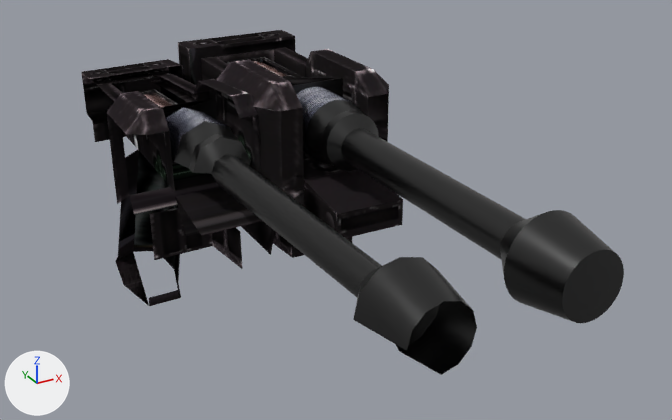
The Blender file modelsrc/weaponblends/verynotcomplete/railgun.blend as it was, and as the next commit left it.
Before and after are seen from a camera (50 mm lens) standing at (-13.9, -28.1, 31.5) and looking at (-0.5, -3.7, 19.3). The lights are fixed; the arrows at lower left show +X, +Y and +Z.
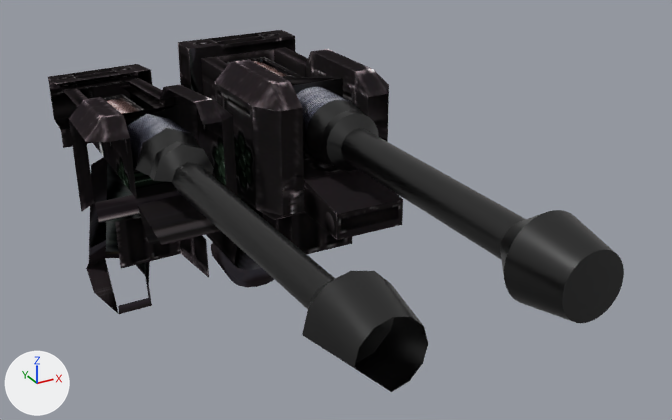
What differs and where, as boxes (x1, y1, x2, y2) in the pictures (672 x 420 px):
'railgun5.002', moved
    before: (81, 59, 477, 375)
    after: (48, 64, 428, 392)
part 1 of me_cylinder, added (black)
    after: (211, 193, 274, 287)

The change in detail:
me_cylinder is used by ob_cylinder; location (0.0, 0.0, 0.0).
me_cylinder had 543 vertices, 984 faces and spanned x -2.4..3.4, y -14.6..6.6, z 16.6..23.2.
me_cylinder now has 729 vertices, 696 faces and spans x -2.4..3.4, y -14.6..7.6, z 12.7..23.2.
me_cylinder part 1: a new loose piece of 90 vertices spanning x -0.9..1.2, y 2.3..7.6, z 12.7..20.0, in mat_railgun_main_bmp (picture img_railgun_main_bmp_001).
me_railgun5_003 has 185 vertices, 228 faces and spans x -13.2..-8.1, y -14.6..7.8, z 13.1..22.9.
me_railgun5_003 is used by ob_railgun5_002; location (6.68, 0.0, -0.03).
me_railgun5_003 part 2: the whole mesh is moved by (2.7, 0.0, 0.0).
Object 'railgun5.002' (ob_railgun5_002) moves from (6.68, 0.0, -0.03) to (2.72, 0.0, -0.03).
